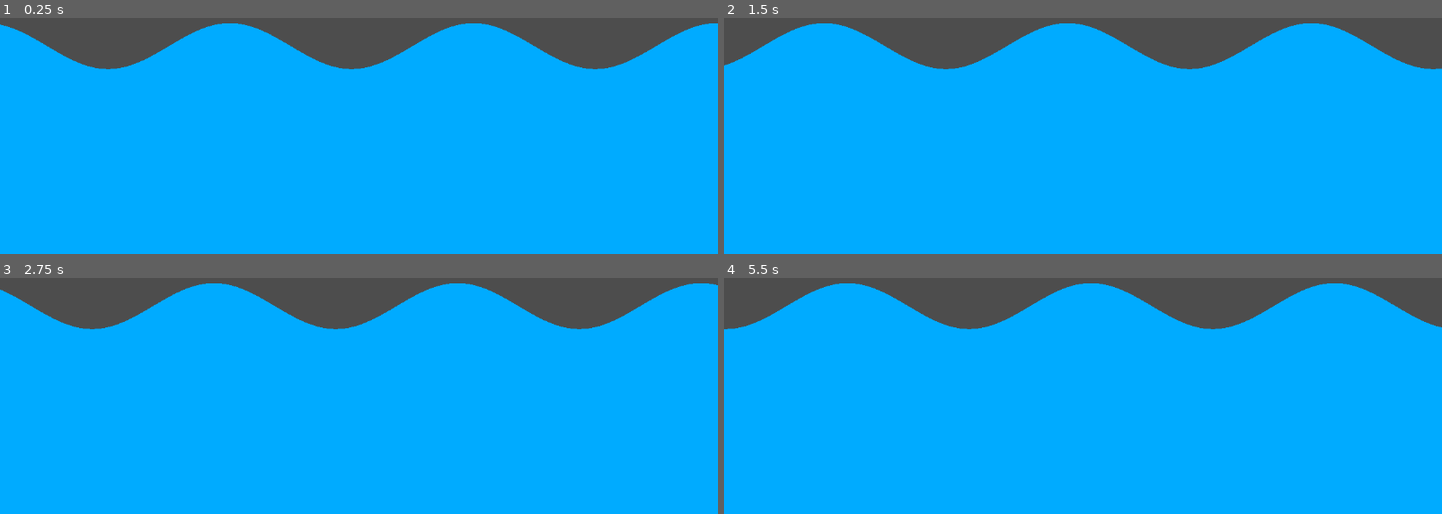
Above: before the commit, frames 1-4 (two rows, left to right).
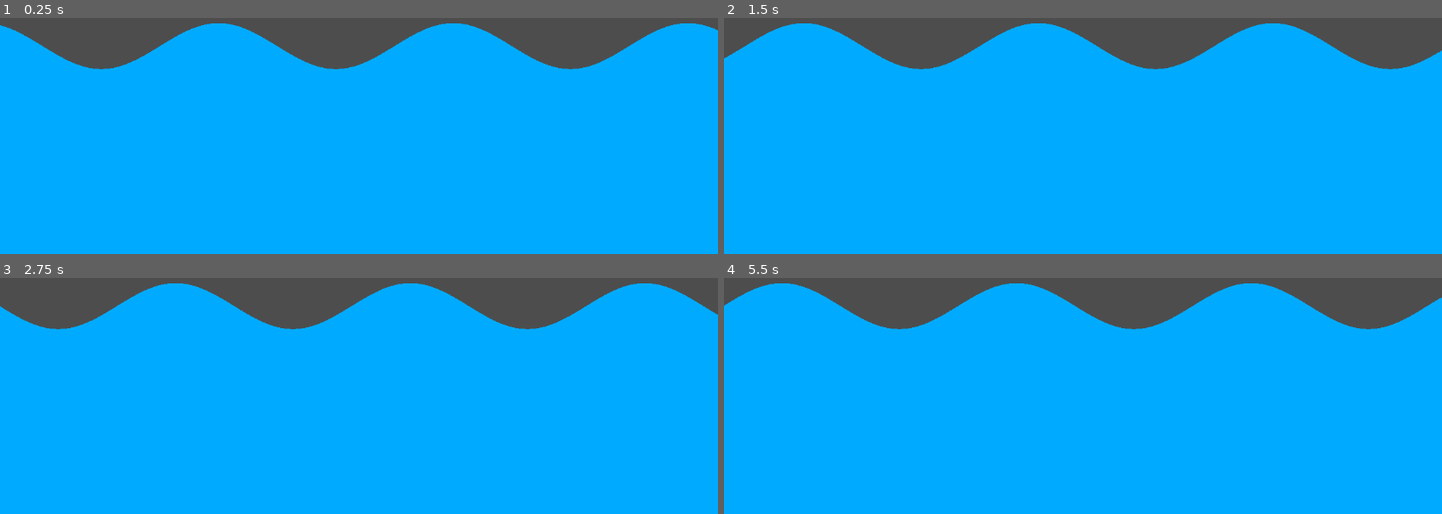
Above: after the commit, the same moments.

Repository: zhtsu/Shader2D
Game: Godot game, scene res://wave/wave.tscn
Same seed, same stepped clock (60 frames per second), same inputs: the game is played once before the commit and once after it. The project has no main scene, so this scene is started directly.
Inputs (mouse positions are in pixels of both pictures, inside the frame that each line leads up to):
- Up to frame 1 (0.25 s): no input
- Up to frame 2 (1.5 s): move the mouse to (1240, 32) at 0.52 s; move the mouse to (939, 72) at 1.27 s
- Up to frame 3 (2.75 s): move the mouse to (outside the picture) at 2.02 s
- Up to frame 4 (5.5 s): move the mouse to (1047, 393) at 2.77 s; move the mouse to (1298, 372) at 3.52 s; move the mouse to (outside the picture) at 4.27 s; move the mouse to (1118, 313) at 5.02 s

The runs differ from the first frame. In frame 1, 2.8% of the frame differs, in the area x 0-100%, y 2-22%; in frame 2, 5.0%; in frame 3, 7.0%; in frame 4, 11%.

Commit message:
Complete flashlight shader & Add folder examples

Diff:
--- /dev/null
+++ b/examples/example_flashlight/example_flashlight.tscn
@@ -0,0 +1,3 @@
+[gd_scene format=3 uid="uid://bfahndyfhfdqs"]
+
+[node name="Node2D" type="Node2D"]
--- /dev/null
+++ b/flashlight/ColorRect.gd
@@ -0,0 +1,15 @@
+extends ColorRect
+
+# Called when the node enters the scene tree for the first time.
+func _ready():
+	pass # Replace with function body.
+
+
+# Called every frame. 'delta' is the elapsed time since the previous frame.
+func _process(delta):
+	pass
+
+
+func _input(event):
+	if event is InputEventMouseMotion:
+		material.set_shader_parameter("mouse_pos", event.position);
--- /dev/null
+++ b/flashlight/flashlight.gdshader
@@ -0,0 +1,27 @@
+shader_type canvas_item;
+render_mode unshaded;
+
+uniform bool open = true;
+uniform float radius = 100.0;
+uniform vec2 mouse_pos;
+
+varying vec2 vertex_pos;
+
+void vertex()
+{
+	vertex_pos = VERTEX.xy;
+}
+
+void fragment()
+{
+	float alpha = 1.0;
+	float brightness = 0.0;
+
+	if (open)
+	{
+		float dis = distance(vertex_pos, mouse_pos);
+		brightness = 1.0 - (dis / radius);
+	}
+
+	COLOR = vec4(COLOR.rgb * brightness, alpha);
+}
--- /dev/null
+++ b/flashlight/flashlight.tscn
@@ -0,0 +1,29 @@
+[gd_scene load_steps=4 format=3 uid="uid://cyfwyhi07tcvv"]
+
+[ext_resource type="Shader" path="res://flashlight/flashlight.gdshader" id="1_m5p6m"]
+[ext_resource type="Script" path="res://flashlight/ColorRect.gd" id="2_ff35a"]
+
+[sub_resource type="ShaderMaterial" id="ShaderMaterial_ajtqy"]
+shader = ExtResource("1_m5p6m")
+shader_parameter/open = true
+shader_parameter/radius = 200.0
+shader_parameter/mouse_pos = null
+
+[node name="Flashlight" type="Control"]
+layout_mode = 3
+anchors_preset = 15
+anchor_right = 1.0
+anchor_bottom = 1.0
+grow_horizontal = 2
+grow_vertical = 2
+
+[node name="ColorRect" type="ColorRect" parent="."]
+material = SubResource("ShaderMaterial_ajtqy")
+layout_mode = 1
+anchors_preset = 15
+anchor_right = 1.0
+anchor_bottom = 1.0
+grow_horizontal = 2
+grow_vertical = 2
+color = Color(0, 0.556863, 0.298039, 1)
+script = ExtResource("2_ff35a")
--- a/wave.tscn
+++ b/wave.tscn
@@ -24,10 +24,10 @@
 
 [sub_resource type="ShaderMaterial" id="ShaderMaterial_vjhbc"]
 shader = SubResource("Shader_c7ogs")
-shader_parameter/cutoff = 0.427
-shader_parameter/width = 0.054
-shader_parameter/height = 0.057
-shader_parameter/speed = 0.416
+shader_parameter/cutoff = 0.291
+shader_parameter/width = 0.043
+shader_parameter/height = 0.046
+shader_parameter/speed = 0.337
 
 [node name="Control" type="Control"]
 layout_mode = 3
--- a/wave/wave.gdshader
+++ b/wave/wave.gdshader
@@ -6,7 +6,8 @@
 uniform float height:hint_range(0.0, 1.0);
 uniform float speed:hint_range(0.0, 1.0);
 
-void fragment() {
+void fragment()
+{
 	float alpha = 1.0;
 	float wave_cutoff = cutoff - (sin((UV.x + TIME * speed) / width) - 1.0) * height;
 
--- a/wave/wave.tscn
+++ b/wave/wave.tscn
@@ -5,11 +5,11 @@
 [sub_resource type="ShaderMaterial" id="ShaderMaterial_vjhbc"]
 shader = ExtResource("1_ilsw3")
 shader_parameter/cutoff = 0.427
-shader_parameter/width = 0.054
+shader_parameter/width = 0.052
 shader_parameter/height = 0.057
 shader_parameter/speed = 0.416
 
-[node name="Control" type="Control"]
+[node name="Wave" type="Control"]
 layout_mode = 3
 anchors_preset = 15
 anchor_right = 1.0
